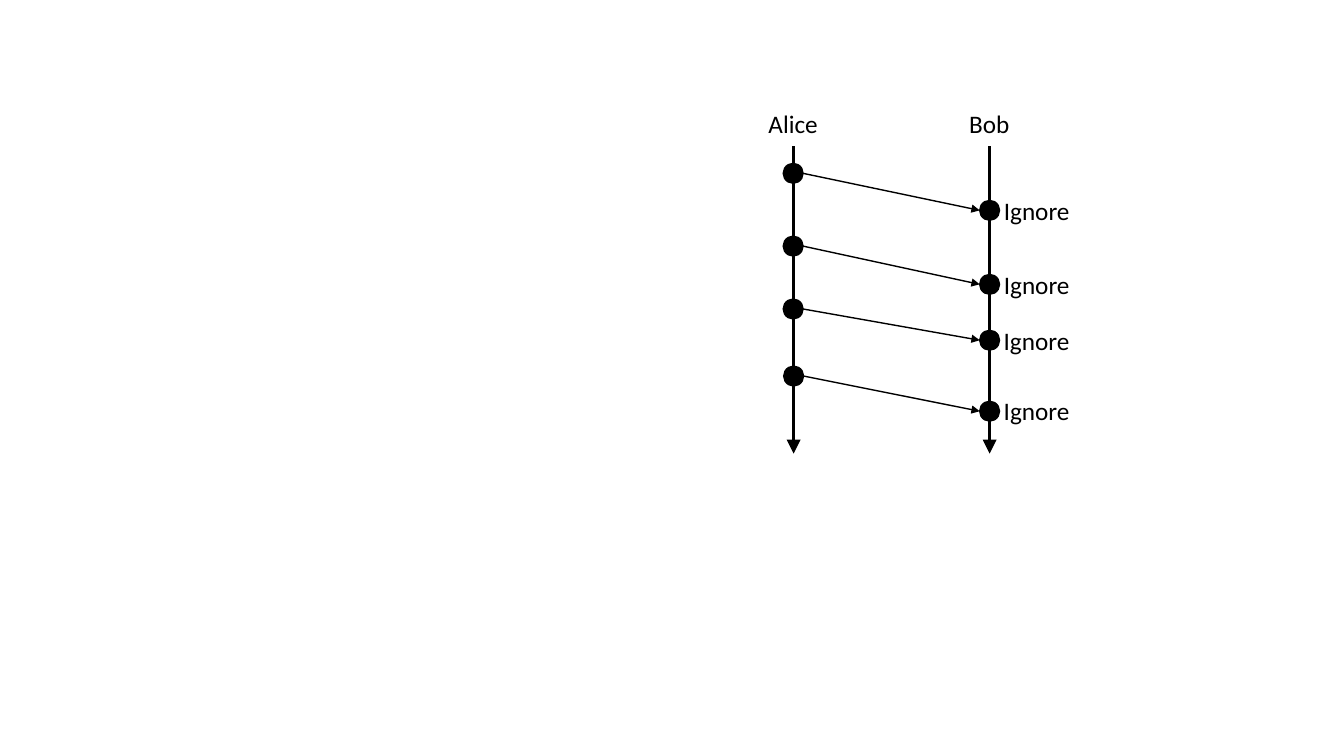
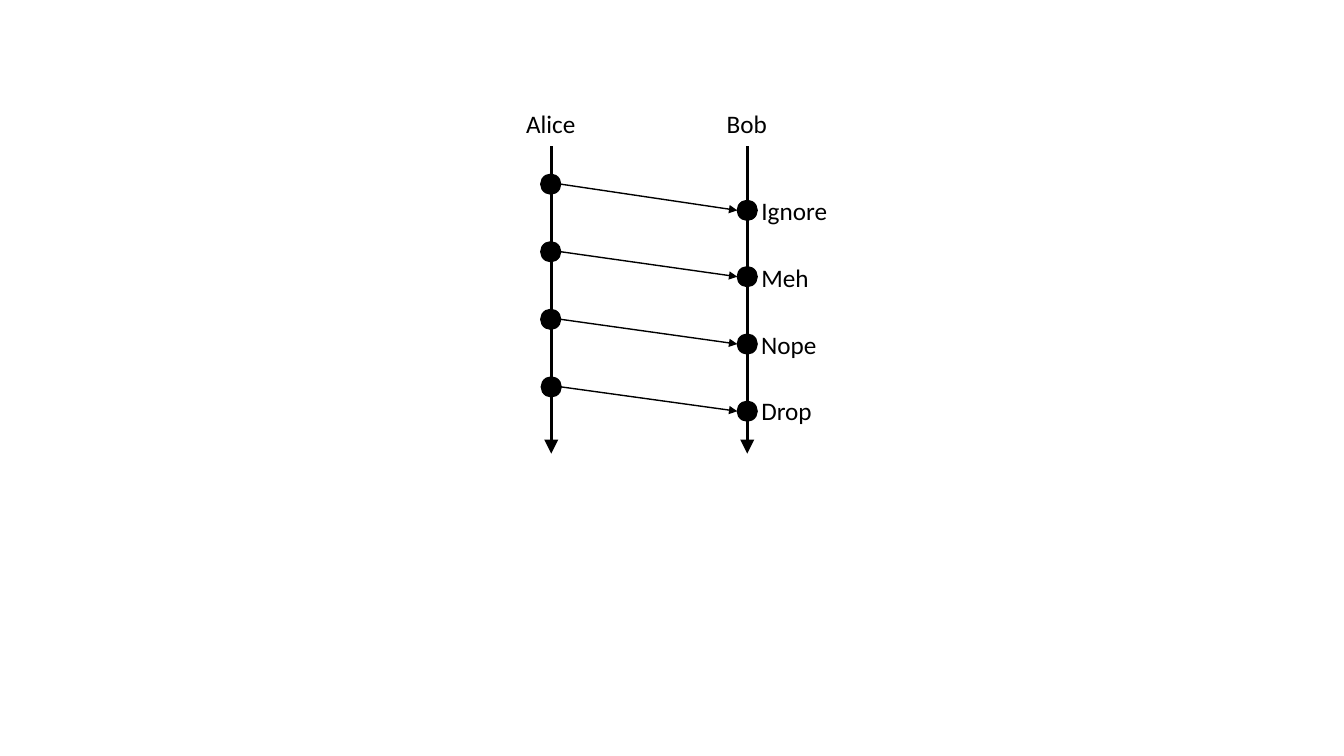
Before and after one commit to ChrisWhealy/DistributedSystemNotes, a slide deck: slide 56 of img/Diagrams.pptx. Drawn at 1344x756 pixels with LibreOffice and Linux fonts; fonts in the diff are those of the drawing. Boxes give left, top, right and bottom in pixels: in the first picture for what was removed or moved away, otherwise in the second. Text is boxed around its words. In the diff, an @@ line names an element or a change of style, - is before the commit and + after.

Commit message:
Update L10

```diff
--- a/img/Diagrams.pptx
+++ b/img/Diagrams.pptx
@@ arrow moved from (793, 146) - (793, 454) to (552, 146) - (552, 454) @@
@@ ellipse: place and size @@
-ellipse at (783,163,804,184)
+ellipse at (541,174,562,195)
@@ arrow moved from (804, 173) - (980, 211) to (561, 185) - (737, 211) @@
@@ text "Ignore": place and size @@
-text "Ignore" at (1004,203,1070,225)
+text "Ignore" at (761,203,827,225)
@@ ellipse: place and size @@
-ellipse at (783,236,804,256)
+ellipse at (541,242,562,262)
@@ arrow moved from (980, 284) - (804, 246) to (737, 276) - (561, 252) @@
@@ ellipse: place and size @@
-ellipse at (980,274,1000,294)
+ellipse at (737,267,757,287)
@@ text added at (761,269,808,287), 18 pt, text #000000 @@
+Meh
@@ text removed at (1004,277,1070,299) @@
-Ignore
@@ ellipse: place and size @@
-ellipse at (783,299,804,320)
+ellipse at (541,310,562,330)
@@ arrow moved from (804, 310) - (980, 341) to (561, 320) - (737, 344) @@
@@ ellipse: place and size @@
-ellipse at (980,331,1000,351)
+ellipse at (737,334,757,354)
@@ text at (761,337,816,358): text changed @@
-Ignore
+Nope
@@ ellipse: place and size @@
-ellipse at (784,366,805,386)
+ellipse at (541,377,562,397)
@@ arrow moved from (804, 376) - (980, 411) to (562, 387) - (737, 411) @@
@@ 2 texts, 2 ellipses, 1 arrow: place and size @@
-2 texts, 2 ellipses, 1 arrow at (768,115,1009,454)
+2 texts, 2 ellipses, 1 arrow at (526,115,767,454)
@@ text at (761,403,811,424): text changed @@
-Ignore
+Drop
```
